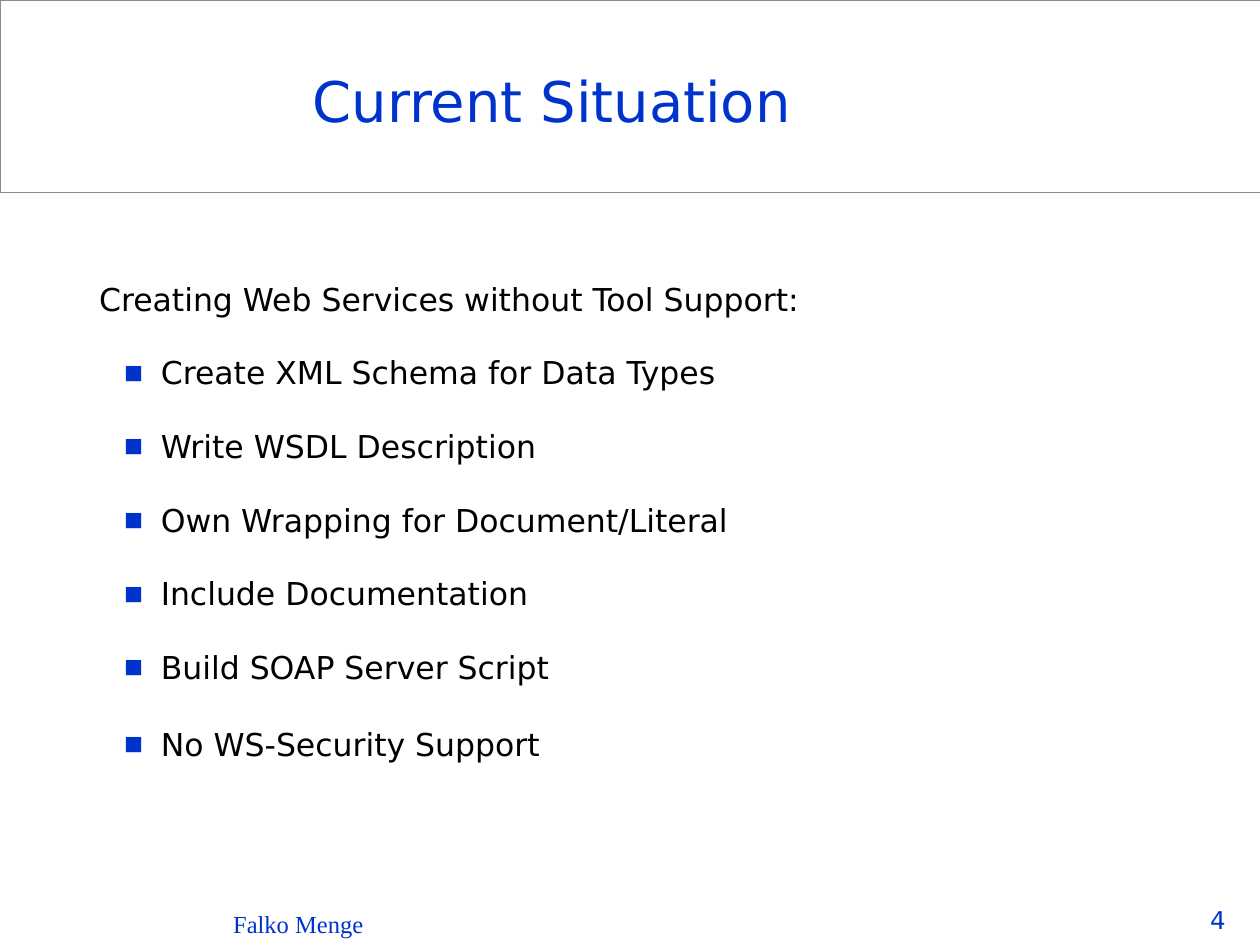
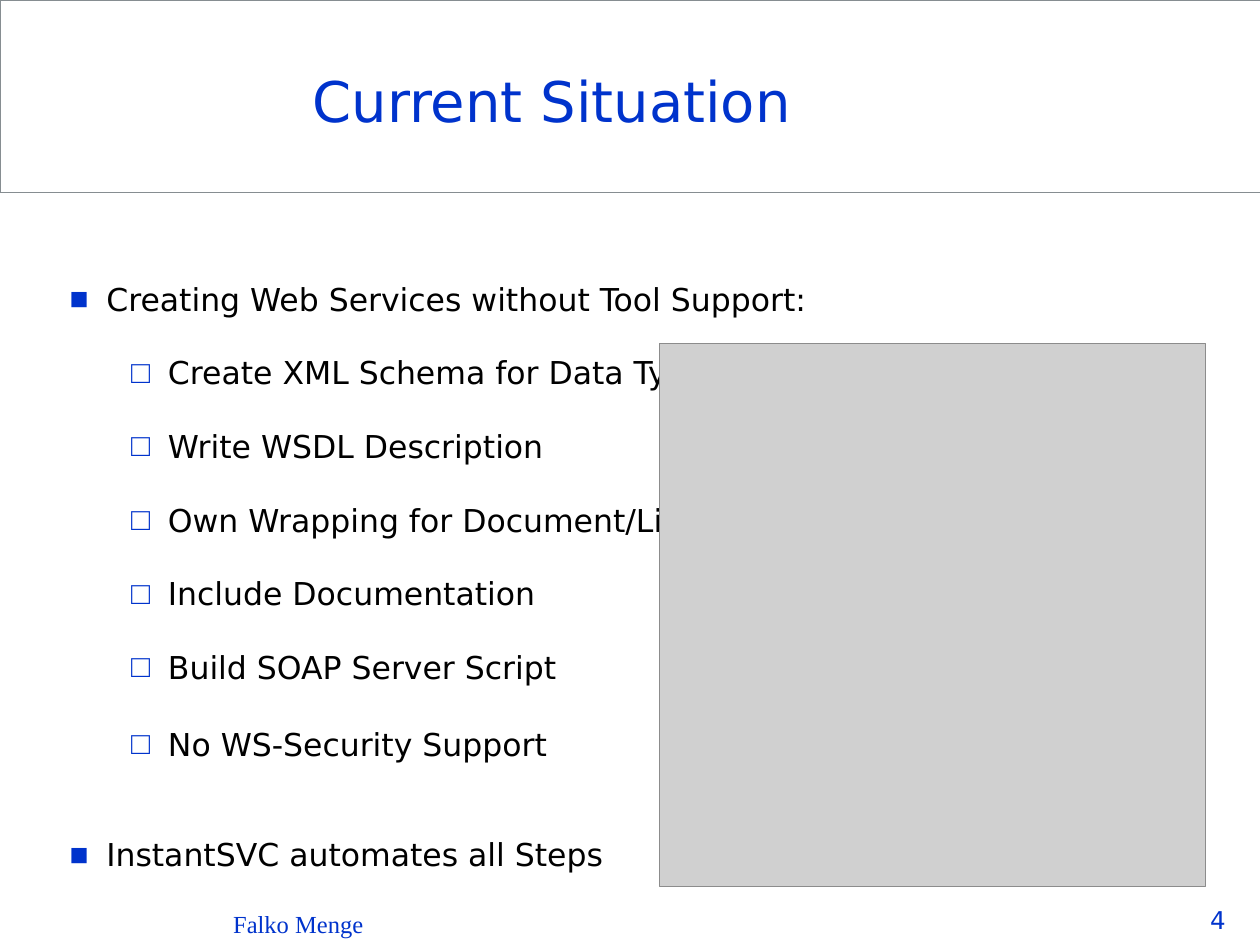
Before and after one commit to Seb35/InstantSVC, a slide deck: slide 4 of doc/presentations/InstantSVC - The PHP Web Service Builder.ppt. Drawn at 1260x945 pixels with LibreOffice and Linux fonts; fonts in the diff are those of the drawing; grey boxes stand for pictures; background and template pictures are left out. Boxes give left, top, right and bottom in pixels: in the first picture for what was removed or moved away, otherwise in the second. Text is boxed around its words. In the diff, an @@ line names an element or a change of style, - is before the commit and + after.

```diff
--- a/doc/presentations/InstantSVC - The PHP Web Service Builder.ppt
+++ b/doc/presentations/InstantSVC - The PHP Web Service Builder.ppt
@@ text "Creating Web Services without Tool ...": place and size @@
-text "Creating Web Services without Tool ..." at [99,287,799,763]
+text "Creating Web Services without Tool ..." at [106,287,806,873]
@@ text at [106,287,806,763]: bullet none to ■; list level 1 to 2 in "Creating Web Services without Tool ..."; bullet ■ to □; list level 2 to 3 in "Create XML Schema for Data ..."; list level 2 to 3 in "Write WSDL Description"; list level 2 to 3 in "Own Wrapping for Document/Literal"; list level 2 to 3 in "Include Documentation"; list level 2 to 3 in "Build SOAP Server Script"; list level 2 to 3 in "No WS-Security Support" @@
@@ picture added at [660,344,1206,887] @@
@@ text at [106,842,603,873]: paragraph added @@
+  ■ InstantSVC automates all Steps
```
Also in this commit, not shown: 21 other slides changed, 8 slides added.
